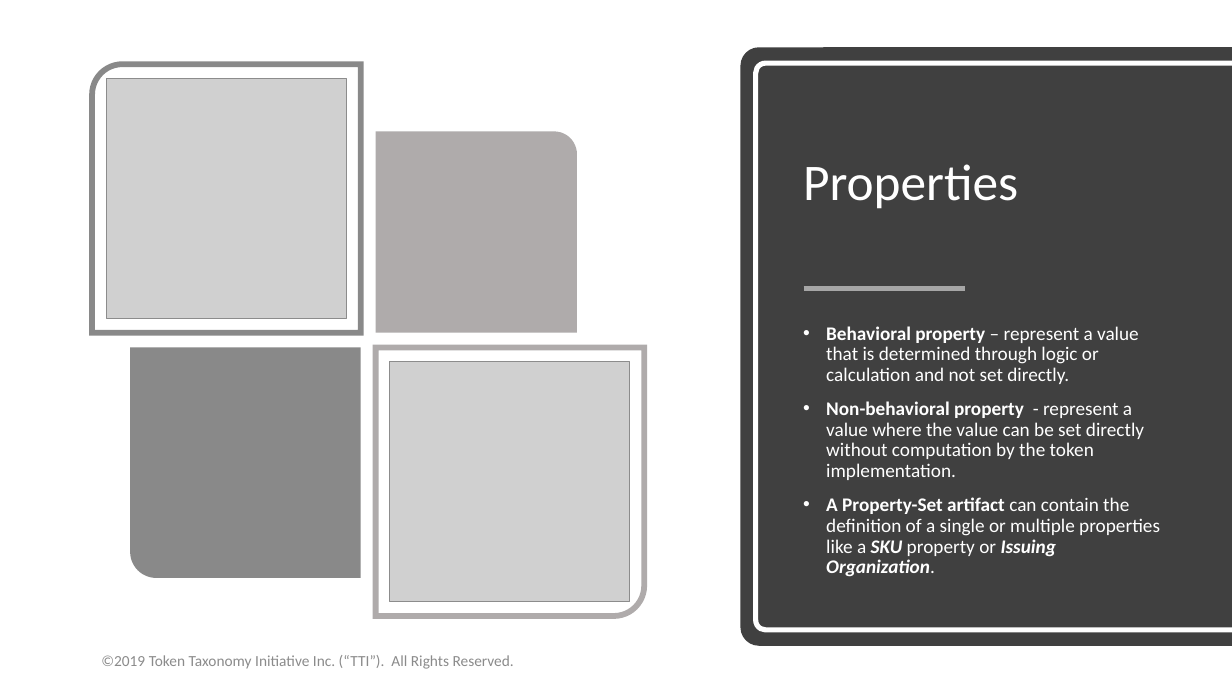
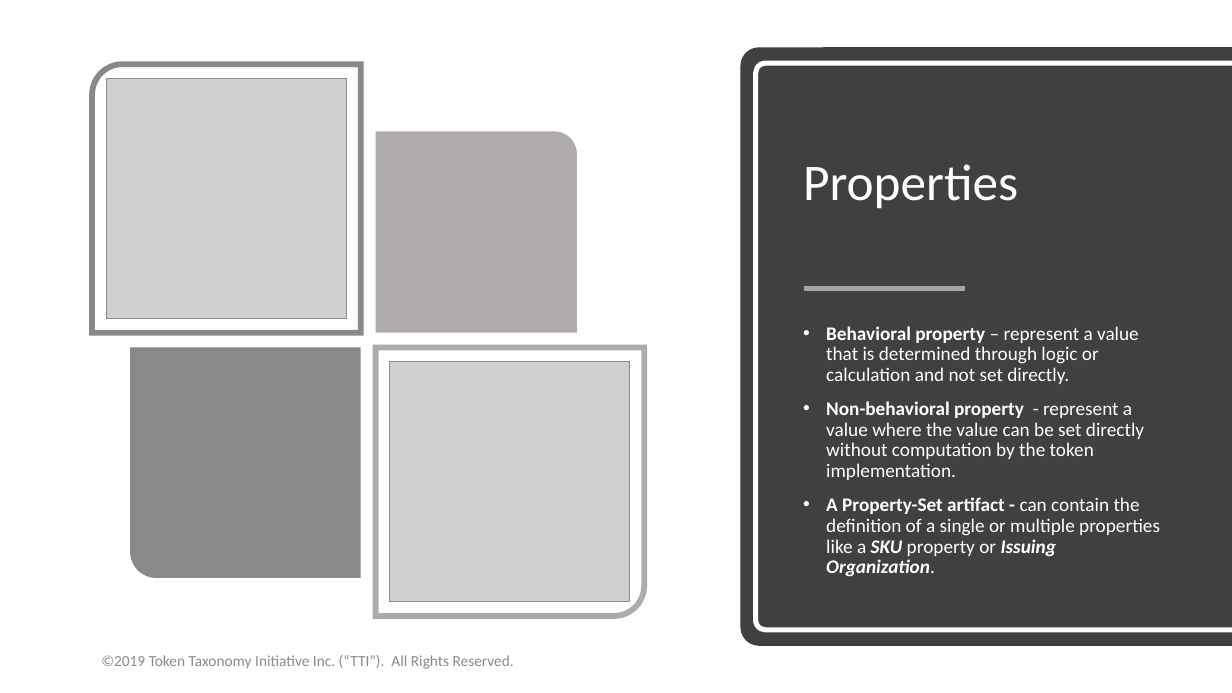
Before and after one commit to vipinsun/TokenTaxonomyFramework-pub, a slide deck: slide 10 of presentations/TTF-ExecOverview.pptx. Drawn at 1232x693 pixels with LibreOffice and Linux fonts; fonts in the diff are those of the drawing; grey boxes stand for pictures. Boxes give left, top, right and bottom in pixels: in the first picture for what was removed or moved away, otherwise in the second. Text is boxed around its words. In the diff, an @@ line names an element or a change of style, - is before the commit and + after.

```diff
--- a/presentations/TTF-ExecOverview.pptx
+++ b/presentations/TTF-ExecOverview.pptx
@@ text at [826, 497, 1160, 577]: text changed @@
-• A Property-Set artifact can contain the definition of a single or multiple properties like a SKU property or Issuing Organization.
+• A Property-Set artifact - can contain the definition of a single or multiple properties like a SKU property or Issuing Organization.
```
Also in this commit, not shown: 3 other slides changed.
